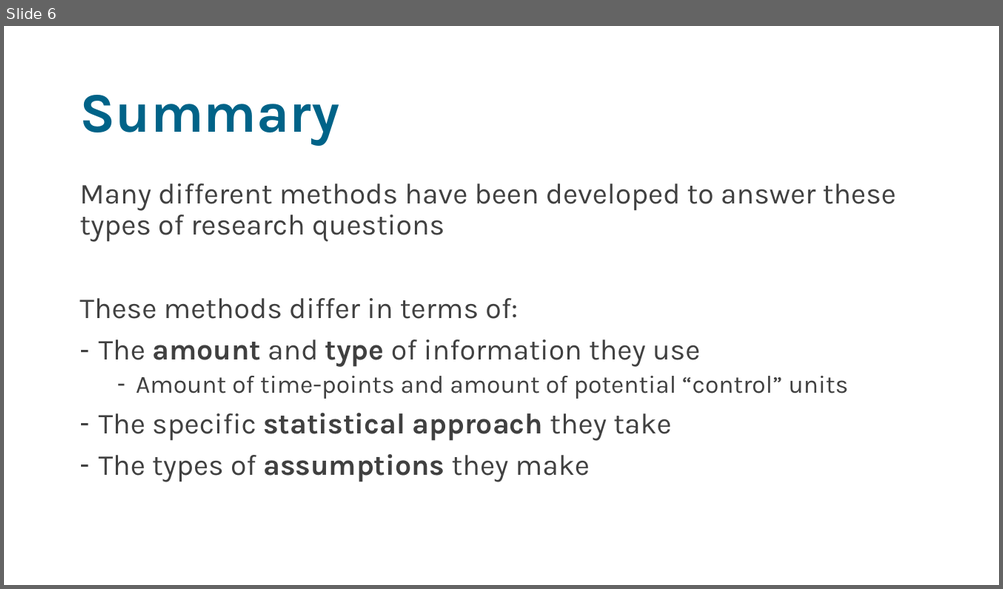
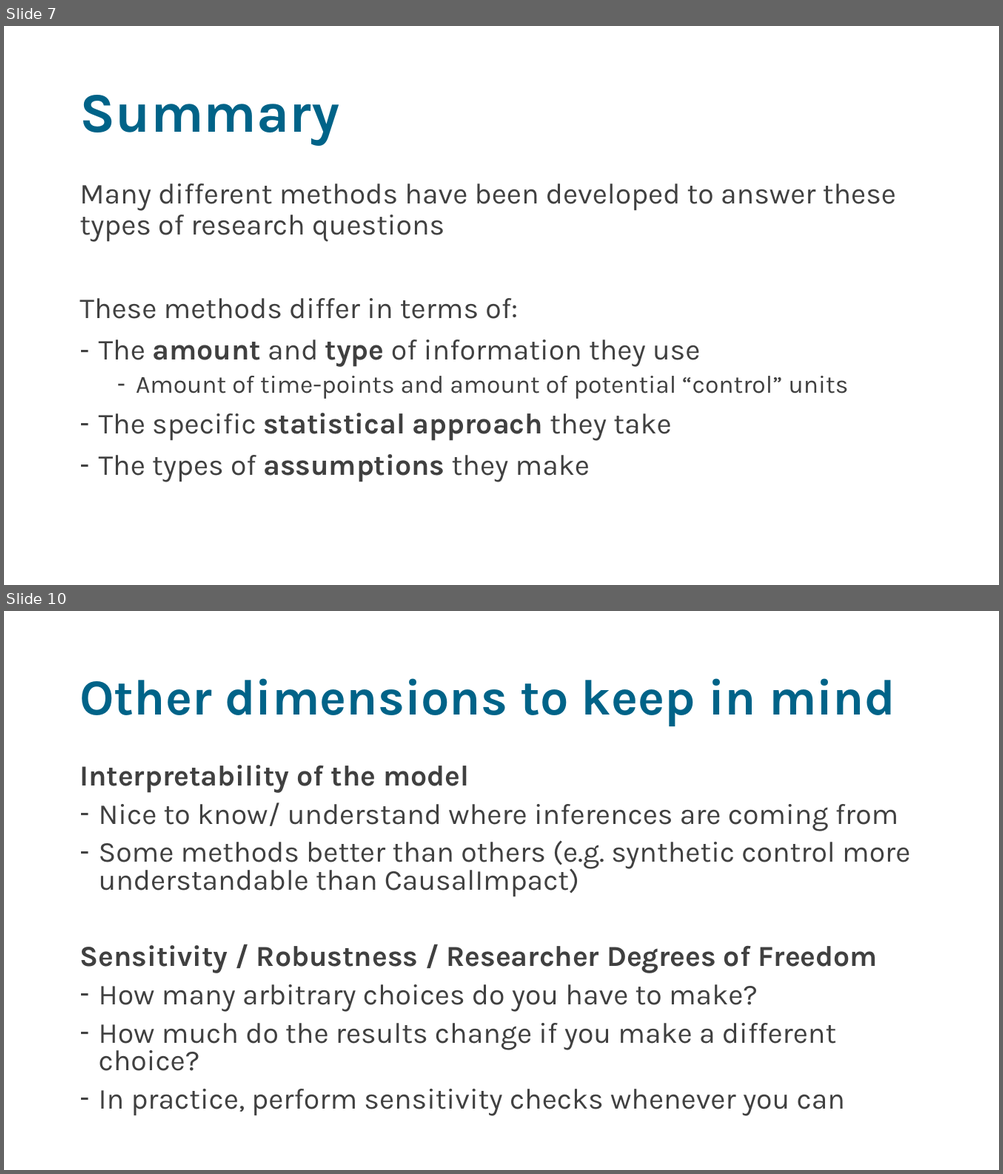
Before and after one commit to sodascience/workshop_causal_impact_assessment, a slide deck: lectures/05_discussion/discussion.pptx. Shown one above the other, each under a label of ours: slide 6 before the commit, slides 7 and 10 after it; the slides between them are not shown. The pictures are 1003x589 and 1003x1174 pixels, drawn with LibreOffice and Linux fonts; fonts in the diff are those of the drawing. Boxes give left, top, right and bottom in pixels: in the first picture for what was removed or moved away, otherwise in the second. Text is boxed around its words. In the diff, an @@ line names an element or a change of style, - is before the commit and + after.

```diff
--- a/lectures/05_discussion/discussion.pptx
+++ b/lectures/05_discussion/discussion.pptx
@@ slide 10 added at (x1=4, y1=611, x2=999, y2=1170), background #FFFFFF @@
@@ title added at (x1=79, y1=678, x2=895, y2=726), 48.6 pt, text #006388, bold @@
+Other dimensions to keep in mind
@@ text added at (x1=79, y1=765, x2=910, y2=1116), 28 pt, text #404040 @@
+Interpretability of the model
+– Nice to know/ understand where inferences are coming from
+– Some methods better than others (e.g. synthetic control more understandable than CausalImpact)
+Sensitivity / Robustness / Researcher Degrees of Freedom
+– How many arbitrary choices do you have to make?
+– How much do the results change if you make a different choice?
+– In practice, perform sensitivity checks whenever you can
@@ what was slide 6 is now slide 7 @@
```
Also in this commit, not shown: 4 slides changed, 5 other slides added, 31 slides removed, 2 other files.
